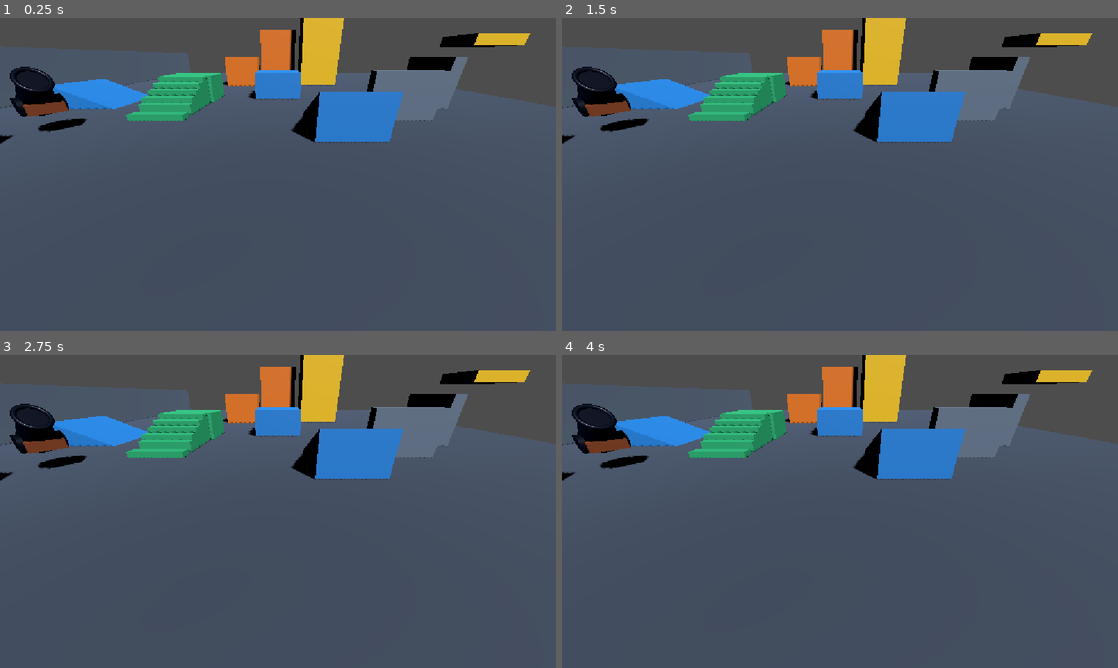
Above: before the commit, frames 1-4 (two rows, left to right).
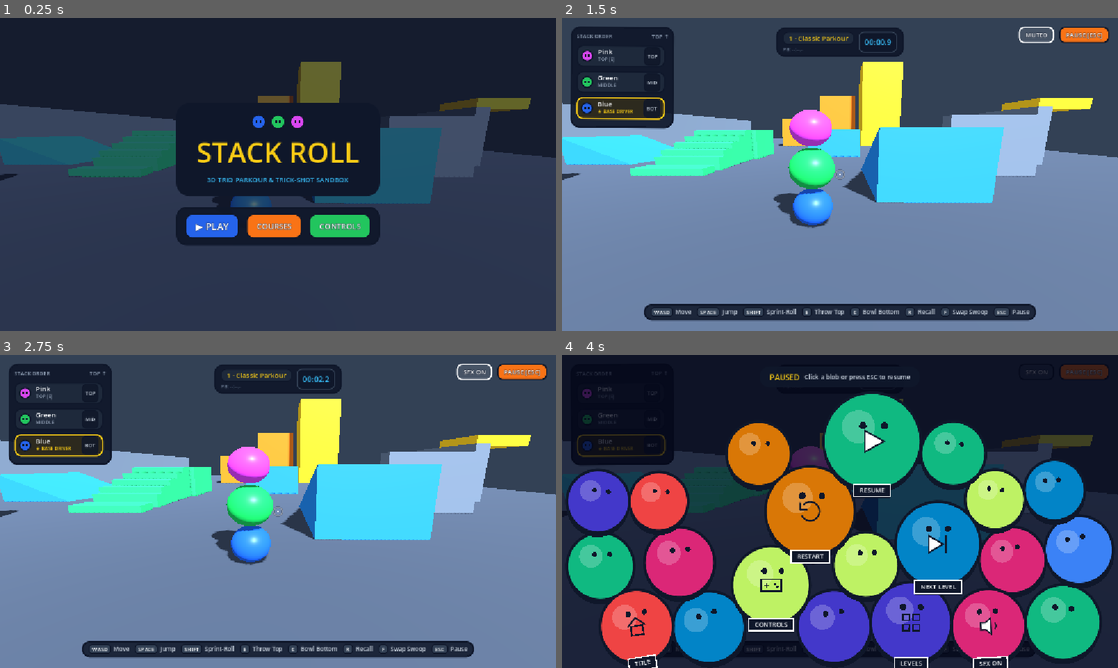
Above: after the commit, the same moments.

Repository: freeeked/godotgame
Game: Godot game, scene res://main.tscn
The game is run twice, just before and just after one commit, with the same random seed, the same clock (stepped at 60 frames per second) and the same inputs.
Inputs (mouse positions are in pixels of both pictures, inside the frame that each line leads up to):
- Up to frame 1 (0.25 s): no input
- Up to frame 2 (1.5 s): click (773, 227) at 0.5 s, where only the run after the commit has a clickable "▶ PLAY"; click (1034, 33) at 1.25 s, where only the run after the commit has a clickable "SFX ON"
- Up to frame 3 (2.75 s): click (472, 370) at 2 s, where only the run after the commit has a clickable "MUTED"
- Up to frame 4 (4 s): click (1084, 370) at 2.75 s, where only the run after the commit has a clickable "PAUSE [ESC]"; move the mouse to (962, 495) at 3.52 s; hold D (move_right) from 3.53 s (still down); hold Shift (sprint_roll) from 3.53 s (still down); click (962, 495) at 3.67 s

The runs differ from the first frame. In frame 1, 68% of the frame differs, in the area x 0-100%, y 0-100%; in frame 2, 95%; in frame 3, 95%; in frame 4, 99%.
Error before the commit: Parse Error: Could not parse global class "PlayerStack" from "res://scripts/player_stack.gd". (res://scripts/test_main.gd:3)

Commit message:
smooth cannon

Diff:
--- a/scripts/player_stack.gd
+++ b/scripts/player_stack.gd
@@ -128,8 +128,6 @@
 var _stack_hull_shape: CapsuleShape3D = null
 var _stack_hull_node: CollisionShape3D = null
 
-var _is_externally_controlled: bool = false
-var _cannon_ballistic_lock: bool = false
 var _is_externally_controlled: bool = false
 var _cannon_ballistic_lock: bool = false
 var _cannon_air_steer_blend: float = 1.0
@@ -1770,11 +1768,9 @@
 	if _is_grounded and _leader_vel.y <= 0.0:
 		_launch_momentum_timer = 0.0
 		_cannon_ballistic_lock = false
+		_cannon_air_steer_blend = 1.0
 	else:
 		_launch_momentum_timer = maxf(0.0, _launch_momentum_timer - delta)
-
-	if _cannon_ballistic_lock and has_move_input:
-		_cannon_ballistic_lock = false
 
 	var rolling_with_input := _is_sprint_rolling and has_move_input
 	var active_max_speed := sprint_roll_speed if rolling_with_input else move_speed
@@ -1782,40 +1778,48 @@
 	var accel := ground_accel if _is_grounded else air_accel
 	var friction := ground_friction if _is_grounded else air_friction
 
-	if not _cannon_ballistic_lock:
+	if _cannon_ballistic_lock:
 		if has_move_input:
-			_facing_angle = atan2(input_dir.x, input_dir.z)
-			var cur_speed := Vector2(_leader_vel.x, _leader_vel.z).length()
-			if _launch_momentum_timer <= 0.0:
-				if _is_grounded:
-					var target_vx := input_dir.x * effective_max_speed
-					var target_vz := input_dir.z * effective_max_speed
-					var turn_rate := 22.0 if _is_sprint_rolling else 24.0
-					var turn_t := 1.0 - exp(-turn_rate * delta)
-					_leader_vel.x = lerpf(_leader_vel.x, target_vx, turn_t)
-					_leader_vel.z = lerpf(_leader_vel.z, target_vz, turn_t)
-				else:
-					var air_target := maxf(cur_speed, effective_max_speed * 0.96)
-					var target_vx := input_dir.x * air_target
-					var target_vz := input_dir.z * air_target
-					var air_turn_t := 1.0 - exp(-15.0 * delta)
-					_leader_vel.x = lerpf(_leader_vel.x, target_vx, air_turn_t)
-					_leader_vel.z = lerpf(_leader_vel.z, target_vz, air_turn_t)
-					_leader_vel.x += input_dir.x * accel * delta
-					_leader_vel.z += input_dir.z * accel * delta
-
-			var horiz_speed := Vector2(_leader_vel.x, _leader_vel.z).length()
-			if horiz_speed > effective_max_speed:
-				var clamp_ratio := effective_max_speed / horiz_speed
-				_leader_vel.x *= clamp_ratio
-				_leader_vel.z *= clamp_ratio
-		elif _launch_momentum_timer <= 0.0:
-			var damp := exp(-friction * delta)
-			_leader_vel.x *= damp
-			_leader_vel.z *= damp
-			if _is_grounded and Vector2(_leader_vel.x, _leader_vel.z).length() < 0.25:
-				_leader_vel.x = 0.0
-				_leader_vel.z = 0.0
+			# Gradually ramp in midair influence over ~0.45s instead of snapping velocity
+			_cannon_air_steer_blend = minf(1.0, _cannon_air_steer_blend + delta * 2.2)
+			var steer_accel: float = air_accel * 0.55 * _cannon_air_steer_blend
+			_leader_vel.x += input_dir.x * steer_accel * delta
+			_leader_vel.z += input_dir.z * steer_accel * delta
+			if Vector2(_leader_vel.x, _leader_vel.z).length() > 0.5:
+				_facing_angle = _lerp_angle(_facing_angle, atan2(_leader_vel.x, _leader_vel.z), 6.0 * delta)
+	elif has_move_input:
+		_facing_angle = atan2(input_dir.x, input_dir.z)
+		var cur_speed := Vector2(_leader_vel.x, _leader_vel.z).length()
+		if _launch_momentum_timer <= 0.0:
+			if _is_grounded:
+				var target_vx := input_dir.x * effective_max_speed
+				var target_vz := input_dir.z * effective_max_speed
+				var turn_rate := 22.0 if _is_sprint_rolling else 24.0
+				var turn_t := 1.0 - exp(-turn_rate * delta)
+				_leader_vel.x = lerpf(_leader_vel.x, target_vx, turn_t)
+				_leader_vel.z = lerpf(_leader_vel.z, target_vz, turn_t)
+			else:
+				var air_target := maxf(cur_speed, effective_max_speed * 0.96)
+				var target_vx := input_dir.x * air_target
+				var target_vz := input_dir.z * air_target
+				var air_turn_t := 1.0 - exp(-15.0 * delta)
+				_leader_vel.x = lerpf(_leader_vel.x, target_vx, air_turn_t)
+				_leader_vel.z = lerpf(_leader_vel.z, target_vz, air_turn_t)
+				_leader_vel.x += input_dir.x * accel * delta
+				_leader_vel.z += input_dir.z * accel * delta
+
+		var horiz_speed := Vector2(_leader_vel.x, _leader_vel.z).length()
+		if horiz_speed > effective_max_speed:
+			var clamp_ratio := effective_max_speed / horiz_speed
+			_leader_vel.x *= clamp_ratio
+			_leader_vel.z *= clamp_ratio
+	elif _launch_momentum_timer <= 0.0:
+		var damp := exp(-friction * delta)
+		_leader_vel.x *= damp
+		_leader_vel.z *= damp
+		if _is_grounded and Vector2(_leader_vel.x, _leader_vel.z).length() < 0.25:
+			_leader_vel.x = 0.0
+			_leader_vel.z = 0.0
 
 	var coyote_limit := coyote_time_max * 1.25 if _is_sprint_rolling else coyote_time_max
 	if _is_grounded:
@@ -1902,7 +1906,6 @@
 		_update_sprint_roll_followers(delta, speed_stretch, roll_roundness)
 	else:
 		_update_vertical_stack_followers(delta)
-
 func _update_vertical_stack_followers(delta: float) -> void:
 	var line_heading := _active_nodes[0].pivot.rotation.y
 	for i in range(1, _active_nodes.size()):
@@ -2109,7 +2112,8 @@
 func launch_stack_from_cannon(muzzle_pos: Vector3, launch_dir: Vector3, launch_vel: Vector3) -> void:
 	_is_externally_controlled = false
 	_cannon_ballistic_lock = true
-	_launch_momentum_timer = 0.45
+	_cannon_air_steer_blend = 0.0
+	_launch_momentum_timer = 0.65
 	_is_grounded = false
 	_coyote_timer = 0.0
 	_leader_vel = launch_vel
@@ -2155,3 +2159,10 @@
 			b.visual_root.scale = Vector3.ONE
 			_sync_collider_states()
 			return
+
+func get_speed_fov_ratio() -> float:
+	if _is_sprint_rolling or _stack_swoop_target != null:
+		return 1.0
+	var horiz_speed: float = Vector2(_leader_vel.x, _leader_vel.z).length()
+	# Smoothly ramps from 0 at normal run speed (12.5) to 1 at cannon/boost speed (28+)
+	return clampf((horiz_speed - move_speed) / 16.0, 0.0, 1.0)
--- a/scripts/test_main.gd
+++ b/scripts/test_main.gd
@@ -57,6 +57,7 @@
 
 var _target_zoom_distance: float = 7.2
 var _current_zoom_distance: float = 7.2
+var _smoothed_boost_ratio: float = 0.0
 var _smoothed_anchor: Vector3 = Vector3.ZERO
 var _prev_anchor: Vector3 = Vector3.ZERO
 var _anchor_vel: Vector3 = Vector3.ZERO
@@ -95,9 +96,24 @@
 		)
 		player_stack.stack_respawned.connect(func() -> void:
 			_has_anchor = false
+			_smoothed_boost_ratio = 0.0
+			_reset_level_contraptions()
 			_refresh_stack_hud()
 		)
 		_refresh_stack_hud()
+
+func _reset_level_contraptions() -> void:
+	for node: Node in find_children("*", "", true, false):
+		if node.has_method("reset_gate"):
+			node.call("reset_gate")
+		elif node.has_method("reset_scale"):
+			node.call("reset_scale")
+		elif node.has_method("reset_cannon"):
+			node.call("reset_cannon")
+		elif node.has_method("reset_block"):
+			node.call("reset_block")
+		elif node.has_method("reset_powerup"):
+			node.call("reset_powerup")
 
 func get_sound_engine() -> SoundEngine:
 	return _sound
@@ -250,7 +266,6 @@
 
 	var fractions := get_world_3d().direct_space_state.cast_motion(query)
 	if fractions.size() >= 2:
-		# Never clamp above 0.0 so a wall right against the player pulls the shoulder/camera cleanly inside
 		var safe_t := clampf(fractions[1] - 0.02, 0.0, 1.0)
 		return from_pos + dir * (dist * safe_t)
 
@@ -263,9 +278,7 @@
 			if child is CollisionObject3D:
 				exclude_rids.append((child as CollisionObject3D).get_rid())
 
-	# Stage 1: Sweep from player center out to shoulder offset so shoulder never clips through a wall
 	var safe_shoulder := _sweep_camera_segment(center_pivot, desired_shoulder_pivot, camera_collision_margin, exclude_rids)
-	# Stage 2: Sweep from safe shoulder position back to desired camera position
 	return _sweep_camera_segment(safe_shoulder, desired_cam_pos, camera_collision_margin, exclude_rids)
 
 func _unhandled_input(event: InputEvent) -> void:
@@ -386,7 +399,6 @@
 	var right_vec := yaw_basis.x
 	var forward_vec := -yaw_basis.z
 
-	# Cinematic velocity lead & subtle banking roll
 	var target_vel_lead := Vector3.ZERO
 	var target_bank := 0.0
 	if is_fluid:
@@ -400,10 +412,14 @@
 	_smoothed_vel_lead = _smoothed_vel_lead.lerp(target_vel_lead, 1.0 - exp(-6.5 * delta))
 	_smoothed_bank_roll = lerpf(_smoothed_bank_roll, target_bank, 1.0 - exp(-8.0 * delta))
 
+	# Smooth, asymmetric boost ratio (expands briskly on boost/cannon, relaxes gently on slow-down)
+	var target_boost_ratio: float = player_stack.get_speed_fov_ratio() if player_stack.has_method("get_speed_fov_ratio") else (1.0 if player_stack.is_high_speed_state() else 0.0)
+	var boost_rate: float = (6.5 if is_fluid else 9.0) if target_boost_ratio > _smoothed_boost_ratio else (2.8 if is_fluid else 3.8)
+	_smoothed_boost_ratio = lerpf(_smoothed_boost_ratio, target_boost_ratio, 1.0 - exp(-boost_rate * delta))
+
 	var active_shoulder := mode_shoulder * lerpf(0.82, 1.25, clampf((zoom_ratio - 0.65) / 1.2, 0.0, 1.0))
 	var up_aim_lift := maxf(0.0, _current_pitch) * 0.95
 
-	# Center pivot stays strictly inside the stack's XZ column so wall sweeps never start outside the map
 	var center_pivot := raw_anchor + Vector3.UP * (mode_pivot_h + up_aim_lift)
 	var desired_shoulder_pivot := (
 		_smoothed_anchor
@@ -414,7 +430,7 @@
 	)
 
 	var rot := Basis.from_euler(Vector3(_current_pitch, _current_yaw, 0.0))
-	var dyn_dist := _current_zoom_distance + ((1.45 if is_fluid else 0.95) if player_stack.is_high_speed_state() else 0.0)
+	var dyn_dist := _current_zoom_distance + (1.45 if is_fluid else 0.95) * _smoothed_boost_ratio
 	var desired_cam_pos := desired_shoulder_pivot + rot * Vector3(0.0, 0.0, dyn_dist)
 	var safe_cam_pos := _resolve_wall_safe_camera(center_pivot, desired_shoulder_pivot, desired_cam_pos)
 
@@ -434,5 +450,4 @@
 	if absf(_smoothed_bank_roll) > 0.0001:
 		_camera.rotate_object_local(Vector3.FORWARD, _smoothed_bank_roll)
 
-	var target_fov := boost_fov if player_stack.is_high_speed_state() else base_fov
-	_camera.fov = lerpf(_camera.fov, target_fov, 1.0 - exp(-(6.5 if is_fluid else 11.0) * delta))
+	_camera.fov = lerpf(base_fov, boost_fov, _smoothed_boost_ratio)
